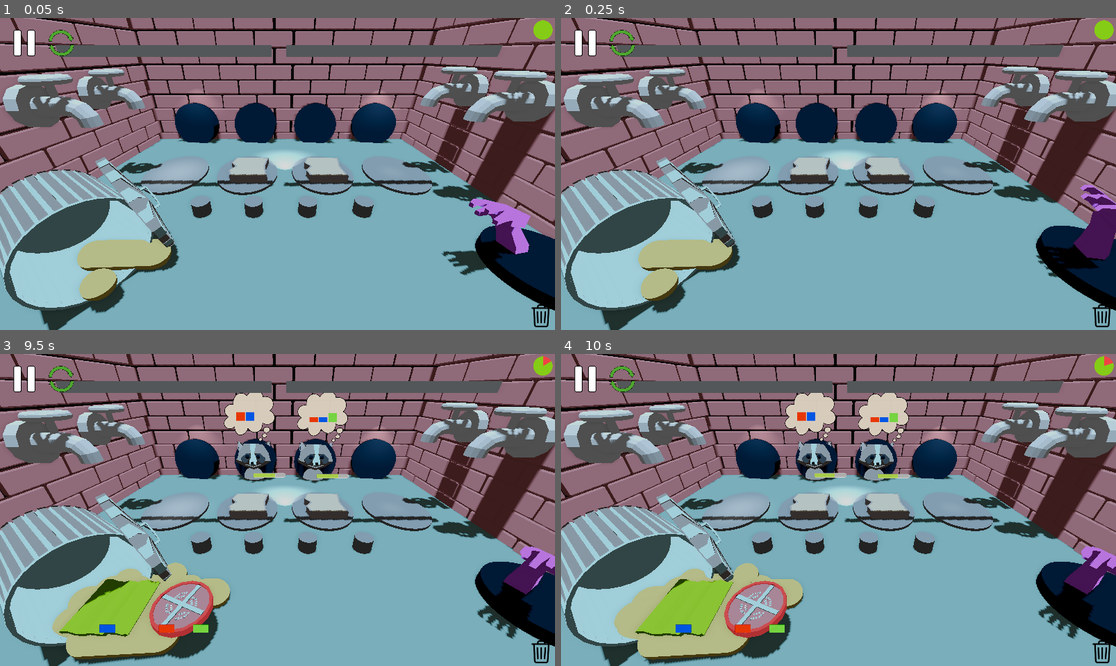
Above: before the commit, frames 1-4 (two rows, left to right).
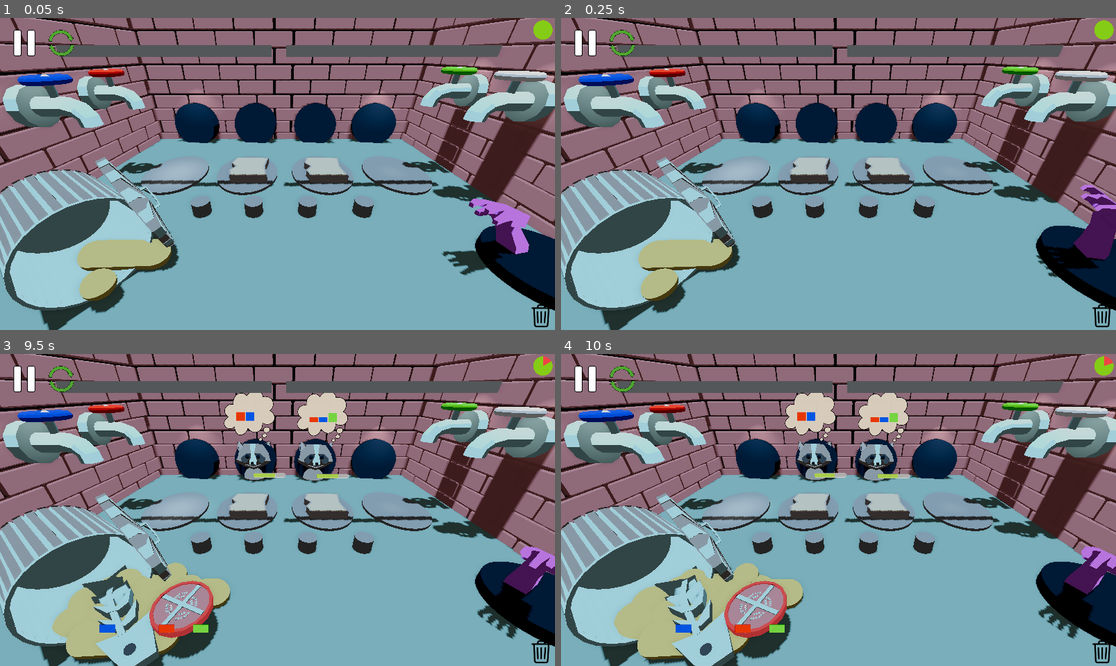
Above: after the commit, the same moments.

Repository: gabrield67/Sandwich-Shop
Game: Godot game, scene res://scenes/game_final.tscn
The game is run twice, just before and just after one commit, with the same random seed, the same clock (stepped at 60 frames per second) and the same inputs.
Inputs (mouse positions are in pixels of both pictures, inside the frame that each line leads up to):
- Up to frame 1 (0.05 s): no input
- Up to frame 2 (0.25 s): no input
- Up to frame 3 (9.5 s): click (61, 378) at 0.5 s; click (61, 378) at 1.25 s; click (61, 378) at 2 s; click (61, 378) at 2.75 s; click (61, 378) at 3.5 s; click (61, 378) at 4.25 s; move the mouse to (399, 494) at 5.02 s; click (399, 494) at 5.17 s; drag from (166, 525) to (249, 572) at 5.77 s; move the mouse to (333, 441) at 6.52 s; click (333, 441) at 6.67 s; drag from (249, 572) to (111, 463) at 7.27 s; move the mouse to (444, 556) at 8.02 s; click (444, 556) at 8.17 s; drag from (111, 463) to (194, 432) at 8.77 s
- Up to frame 4 (10 s): move the mouse to (866, 510) at 9.52 s; click (866, 510) at 9.67 s

The runs differ from the first frame. In frame 1, 5.1% of the frame differs, in the area x 0-100%, y 13-49%; in frame 2, 5.1%; in frame 3, 8.3%, in the area x 0-100%, y 13-100%; in frame 4, 8.3%.

Commit message:
Updating Sauce Mesh and colors to match charts

Diff:
--- /dev/null
+++ b/sauce_dispenser.gd
@@ -0,0 +1,17 @@
+extends Node3D
+
+
+# Called when the node enters the scene tree for the first time.
+func _ready() -> void:
+	pass # Replace with function body.
+
+
+# Called every frame. 'delta' is the elapsed time since the previous frame.
+func _process(delta: float) -> void:
+	pass
+
+func update_color(color)->void:
+	var material = StandardMaterial3D.new()
+
+	material.albedo_color = color
+	$Torus.set_surface_override_material(0, material)
--- a/sauce_dispenser.tscn
+++ b/sauce_dispenser.tscn
@@ -2,16 +2,18 @@
 
 [ext_resource type="PackedScene" uid="uid://c2gk4jxeh0jpx" path="res://models/sauceDispenser.glb" id="1_ru3wm"]
 [ext_resource type="Material" uid="uid://cyyp7dpy6ma8" path="res://colors/tomatoRed.tres" id="2_8n0kd"]
+[ext_resource type="Script" uid="uid://c3uwpxa50idbm" path="res://sauce_dispenser.gd" id="2_abnhy"]
 [ext_resource type="Material" uid="uid://dbct6i3fm0wjg" path="res://colors/tomatoWhite.tres" id="2_vvkr7"]
 
 [node name="sauceDispenser" unique_id=459785786 instance=ExtResource("1_ru3wm")]
+script = ExtResource("2_abnhy")
 
-[node name="Cylinder" parent="." index="0" unique_id=897126787]
+[node name="Cylinder" parent="." index="0" unique_id=1441875156]
 surface_material_override/0 = ExtResource("2_vvkr7")
 surface_material_override/1 = ExtResource("2_vvkr7")
 
-[node name="Cylinder_001" parent="." index="1" unique_id=508164523]
+[node name="Cylinder_001" parent="." index="1" unique_id=428131860]
 surface_material_override/0 = ExtResource("2_vvkr7")
 
-[node name="Torus" parent="." index="2" unique_id=1293563820]
+[node name="Torus" parent="." index="2" unique_id=211740103]
 surface_material_override/0 = ExtResource("2_8n0kd")
--- a/scenes/Ingredients/ingredient.gd
+++ b/scenes/Ingredients/ingredient.gd
@@ -20,9 +20,9 @@
 var move_direction = Vector3(1,0,0)
 var original_size;
 var bread
-var ingredient_types = ['Tomato', 'Lettuce','Fish Bone', 'Bread']
-var ingredient_scales = [1, 1,.75, 1.5	]
-var meshes = [tomatoMesh , lettuceMesh,fishMesh, breadMesh]
+var ingredient_types = ['Tomato','Fish Bone', 'Lettuce', 'Bread']
+var ingredient_scales = [1,.75, 1, 1.5	]
+var meshes = [tomatoMesh ,fishMesh, lettuceMesh, breadMesh]
 var spawnedMesh
 var type_index = 0
 var conveyor_move_speed = 1
--- a/scenes/Sauce Machine/SauceMachine.tscn
+++ b/scenes/Sauce Machine/SauceMachine.tscn
@@ -1,14 +1,11 @@
 [gd_scene format=3 uid="uid://b8kmk2ebsnyy5"]
 
 [ext_resource type="Script" uid="uid://40iec7v7kyhi" path="res://scenes/Sauce Machine/sauce_machine.gd" id="1_hoo76"]
-[ext_resource type="PackedScene" uid="uid://c2gk4jxeh0jpx" path="res://models/sauceDispenser.glb" id="2_yerb2"]
+[ext_resource type="PackedScene" uid="uid://p76u6bysbig7" path="res://sauce_dispenser.tscn" id="3_1jx4e"]
 [ext_resource type="AudioStream" uid="uid://7mkldjnu5617" path="res://sounds/slime9_oga_artistic_dude.wav" id="3_p3b6x"]
 
 [sub_resource type="BoxShape3D" id="BoxShape3D_ywgvx"]
 size = Vector3(1, 1.2, 1.5)
-
-[sub_resource type="ArrayMesh" id="ArrayMesh_yerb2"]
-resource_name = "sauceDispenser"
 
 [node name="SauceMachine" type="StaticBody3D" unique_id=1370060822]
 script = ExtResource("1_hoo76")
@@ -20,10 +17,7 @@
 [node name="Spawn Point" type="Node3D" parent="." unique_id=1449396289]
 transform = Transform3D(1, 0, 0, 0, 1, 0, 0, 0, 1, 0, -1.893, 1.46)
 
-[node name="MeshInstance3D" type="MeshInstance3D" parent="." unique_id=1357646626]
-mesh = SubResource("ArrayMesh_yerb2")
-
-[node name="sauceDispenser" parent="." unique_id=1757681863 instance=ExtResource("2_yerb2")]
-
 [node name="SauceSound" type="AudioStreamPlayer" parent="." unique_id=1786279219]
 stream = ExtResource("3_p3b6x")
+
+[node name="sauceDispenser" parent="." unique_id=459785786 instance=ExtResource("3_1jx4e")]
--- a/scenes/Sauce Machine/sauce_machine.gd
+++ b/scenes/Sauce Machine/sauce_machine.gd
@@ -3,7 +3,7 @@
 
 var sauce_scene = preload("res://scenes/Ingredients/Sauce.tscn")
 
-var colors = [ Color.RED,  Color.YELLOW, Color.BLUE, Color.WHITE]
+var colors = [ Color.RED, Color.BLUE,  Color.GREEN, Color.WHITE]
 var sauce_index = 0;
 var spawned = false;
 var timer = 1
@@ -34,8 +34,7 @@
 	pass
 
 func init_machine(index:int):
-	var material = StandardMaterial3D.new()
-	material.albedo_color = colors[index]
+	$sauceDispenser.update_color( colors[index])
 	#$sauceDispenser.set_surface_override_material(0, material)
 	sauce_index = index
 
--- a/scenes/upgrade_manager.tscn
+++ b/scenes/upgrade_manager.tscn
@@ -47,12 +47,16 @@
 transform = Transform3D(1, 0, 0, 0, -0.10350425, 0.994629, 0, -0.994629, -0.10350425, 8.976089, 5.2397156, -6.681235)
 
 [node name="SauceMachine_light" type="SpotLight3D" parent="." unique_id=772677100]
+transform = Transform3D(1, 0, 0, 0, 0.075413875, 0.9971523, 0, -0.9971523, 0.075413875, -11.182748, 8.218652, -0.9198077)
 
 [node name="SauceMachine2_light" type="SpotLight3D" parent="." unique_id=1949320493]
+transform = Transform3D(1, 0, 0, 0, -0.039852716, 0.9992056, 0, -0.9992056, -0.039852716, -11.412082, 8.206162, 2.9391785)
 
 [node name="SauceMachine3_light" type="SpotLight3D" parent="." unique_id=692216209]
+transform = Transform3D(1, 0, 0, 0, -0.039852716, 0.9992056, 0, -0.9992056, -0.039852716, 11.211075, 8.157478, -1.6255047)
 
 [node name="SauceMachine4_light" type="SpotLight3D" parent="." unique_id=397264787]
+transform = Transform3D(1, 0, 0, 0, -0.039852716, 0.9992056, 0, -0.9992056, -0.039852716, 11.211075, 8.157478, 2.6053257)
 
 [node name="Raccoon" parent="." unique_id=1781054978 instance=ExtResource("4_p44lo")]
 transform = Transform3D(1.5, 0, 0, 0, 1.5, 0, 0, 0, 1.5, -8.663836, 1.5399714, -6.352392)
Not shown, added: sauce_dispenser.gd.uid
